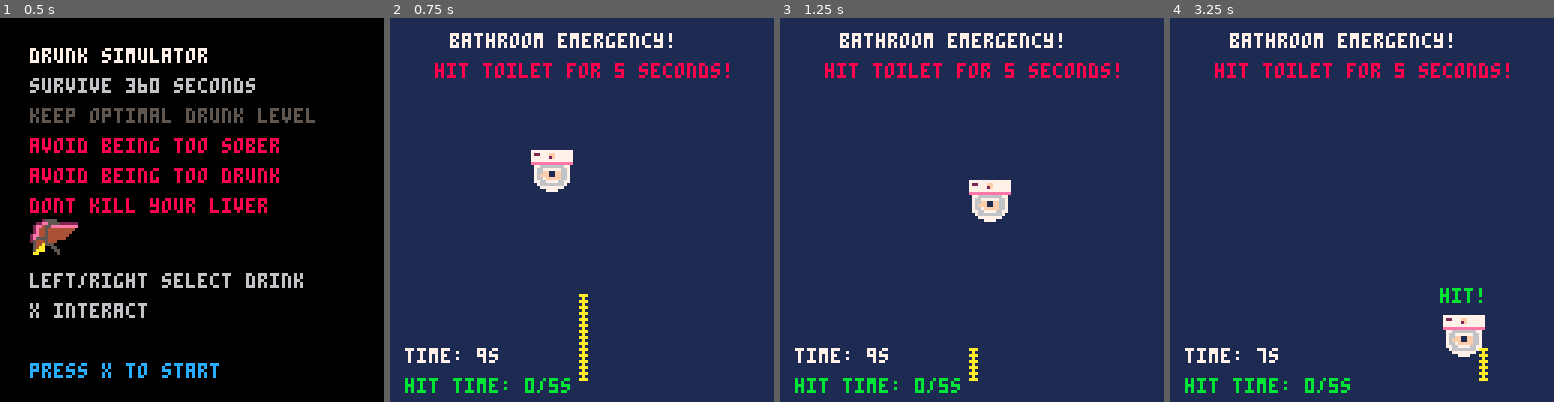
Above: before the commit, frames 1-4 (left to right).
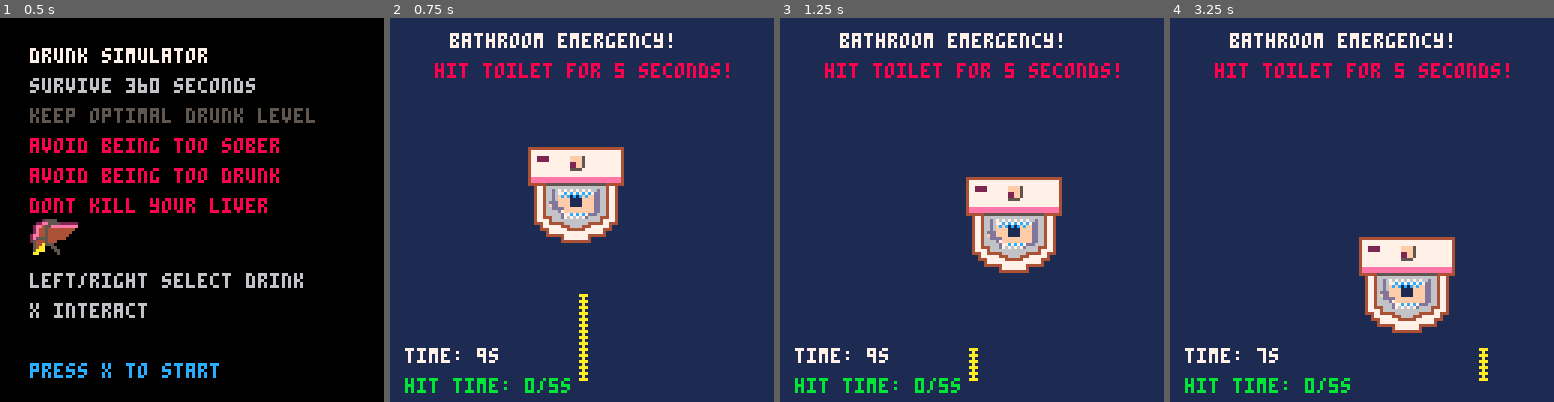
Above: after the commit, the same moments.

Repository: fritzlolpro/picopico
Game: PICO-8 cartridge carts/drunk.p8
The game is run twice, just before and just after one commit, with the same random seed, the same clock (stepped at 60 frames per second) and the same inputs.
Inputs:
- Up to frame 1 (0.5 s): no input
- Up to frame 2 (0.75 s): tap O (Z key) at 0.7 s
- Up to frame 3 (1.25 s): no input
- Up to frame 4 (3.25 s): hold Right 1.6-2.1 s; tap O (Z key) every 0.4 s from 1.7 to 2.9 s; hold Up 2.15-2.42 s; hold Right 2.47-3.03 s; hold Left from 3.08 s (still down)

Frame 1 is identical in both runs. In frame 2, 5.0% of the frame differs, in the area x 35-61%, y 33-59%; in frame 3, 5.0%; in frame 4, 6.4%, in the area x 49-83%, y 57-89%.

Commit message:
bigger toilet

Diff:
--- a/carts/drunk.p8
+++ b/carts/drunk.p8
@@ -452,7 +452,7 @@
 stream_max_length = 80 -- Maximum stream length
 toilet_x = 64  -- Toilet horizontal position
 toilet_y = 64  -- Toilet vertical position
-toilet_size = 2 -- Toilet sprite size: fixed 16x16 pixels (2x2 tiles)
+toilet_size = 4 -- Toilet sprite size: fixed 32x32 pixels (4x4 tiles)
 toilet_hit_time = 0 -- Time spent hitting toilet
 toilet_target_time = 600 -- 10 seconds at 60fps
 toilet_vel_x = 0 -- Toilet velocity X
@@ -468,9 +468,9 @@
         -- Reset toilet position and velocity
         toilet_x = 32 + rnd(64) -- Random x between 32-96
         local min_y = stream_y - stream_max_length -- Top boundary based on MAX stream length
-        local max_y = 120 - 16  -- Bottom boundary (16px for toilet sprite)
+        local max_y = 120 - 32  -- Bottom boundary (32px for toilet sprite)
         toilet_y = min_y + rnd(max_y - min_y) -- Random y within max stream reach
-        toilet_size = 2 -- Fixed size: 16x16 pixels (2x2 tiles)
+        toilet_size = 4 -- Fixed size: 32x32 pixels (4x4 tiles)
         toilet_vel_x = (rnd(2) - 1) * toilet_speed -- Random velocity based on toilet_speed
         toilet_vel_y = (rnd(2) - 1) * toilet_speed
     end
@@ -854,7 +854,7 @@
     print("hit toilet for 5 seconds!", 15, 15, 8)
 
     -- Draw toilet sprite (moving and resizing)
-    local toilet_sprite_id = 26 -- Assuming sprite 26 is your toilet
+    local toilet_sprite_id = 12 -- Assuming sprite 12 is your toilet
     spr(toilet_sprite_id, toilet_x, toilet_y, toilet_size, toilet_size)
 
     -- Draw stream
Not shown, changed: 32 lines of the sprite sheet (__gfx__) section of carts/drunk.p8
Not shown, changed: drunk_stuff/art/minigame.aseprite
Not shown, added: drunk_stuff/art/toilet_big.png
